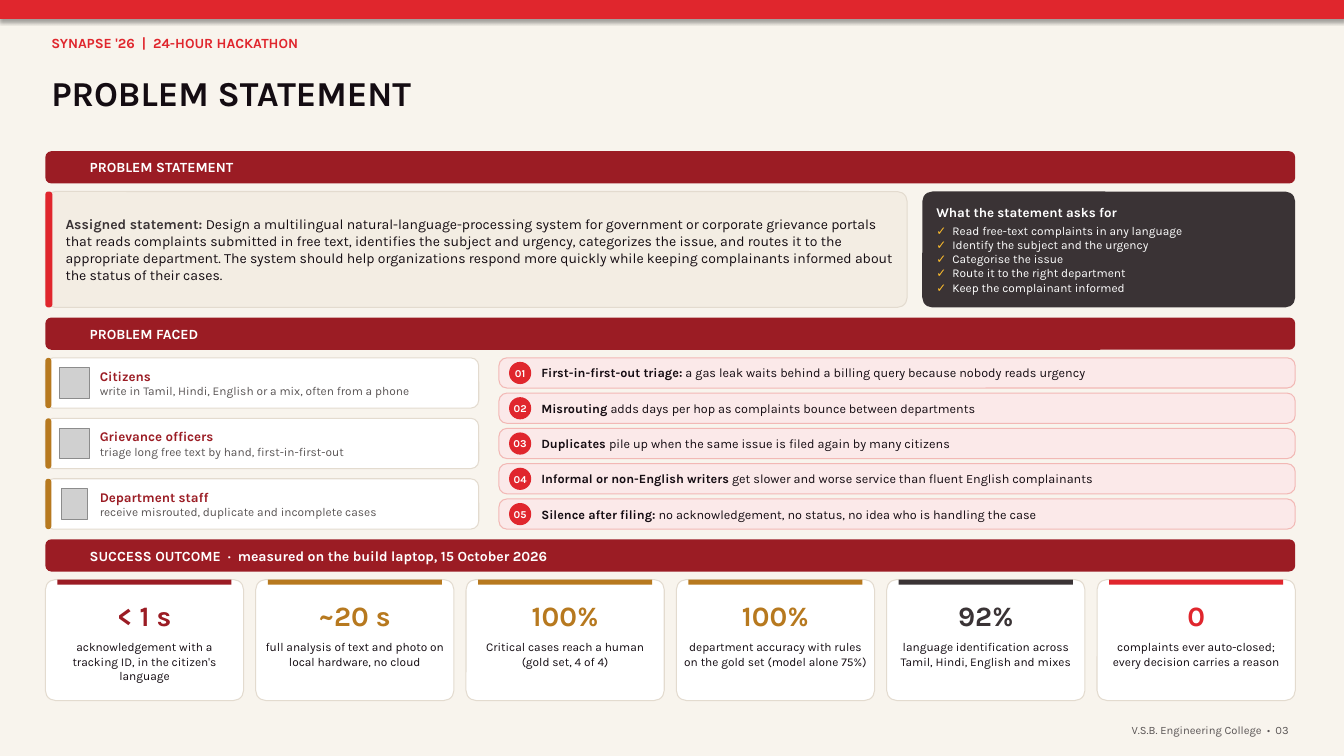
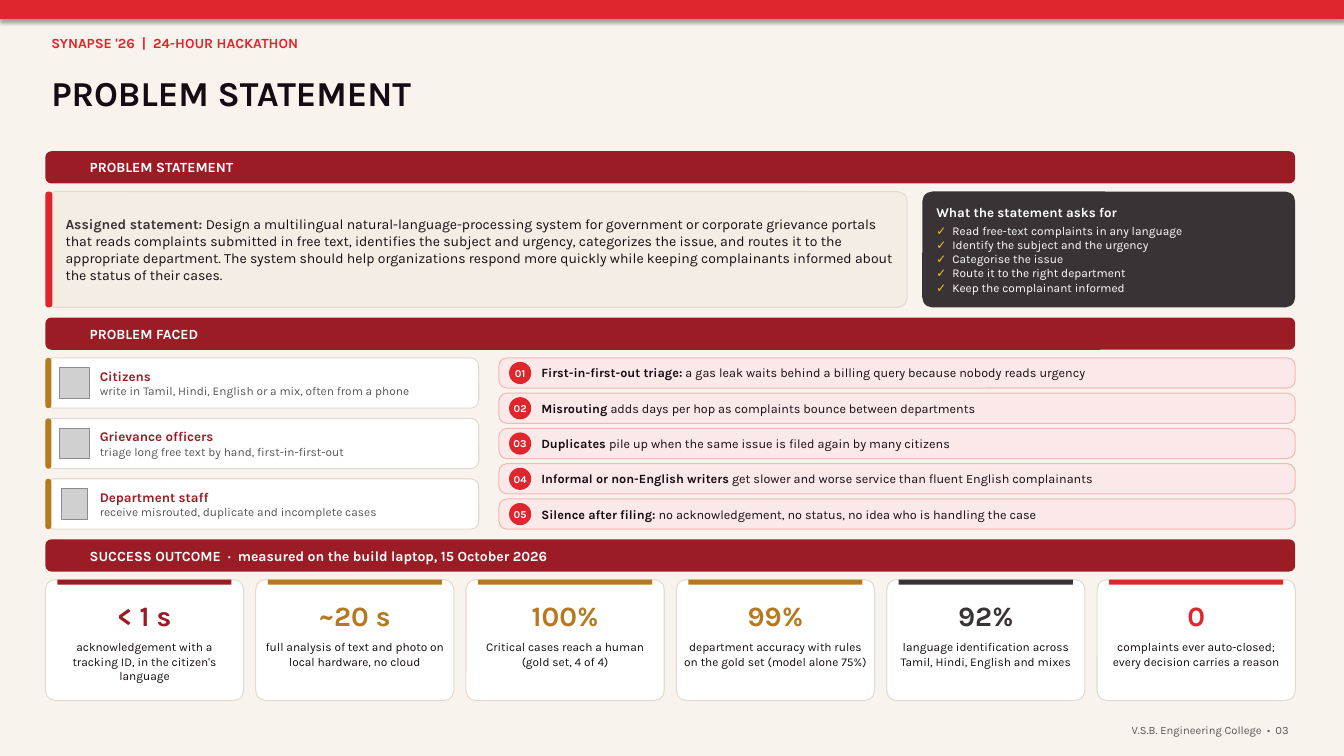
Before and after one commit to Balavigneshcse/AI_Grievance_Redressal_Prioritization_System, a slide deck: slide 2 of docs/sample.pptx. Drawn at 1344x756 pixels with LibreOffice and Linux fonts; fonts in the diff are those of the drawing; grey boxes stand for pictures; background and template pictures are left out. Boxes give left, top, right and bottom in pixels: in the first picture for what was removed or moved away, otherwise in the second. Text is boxed around its words. In the diff, an @@ line names an element or a change of style, - is before the commit and + after.

```diff
--- a/docs/sample.pptx
+++ b/docs/sample.pptx
@@ text at <box>748,607,804,627</box>: text changed @@
-100%
+99%
```
Also in this commit, not shown: 3 other slides changed.
